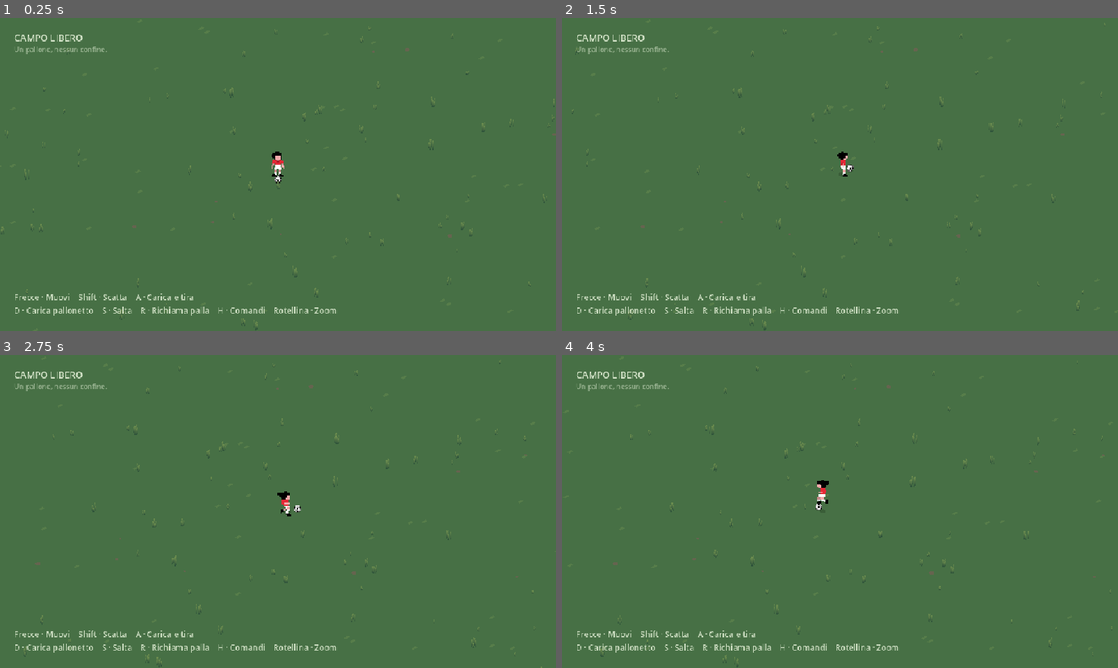
Above: before the commit, frames 1-4 (two rows, left to right).
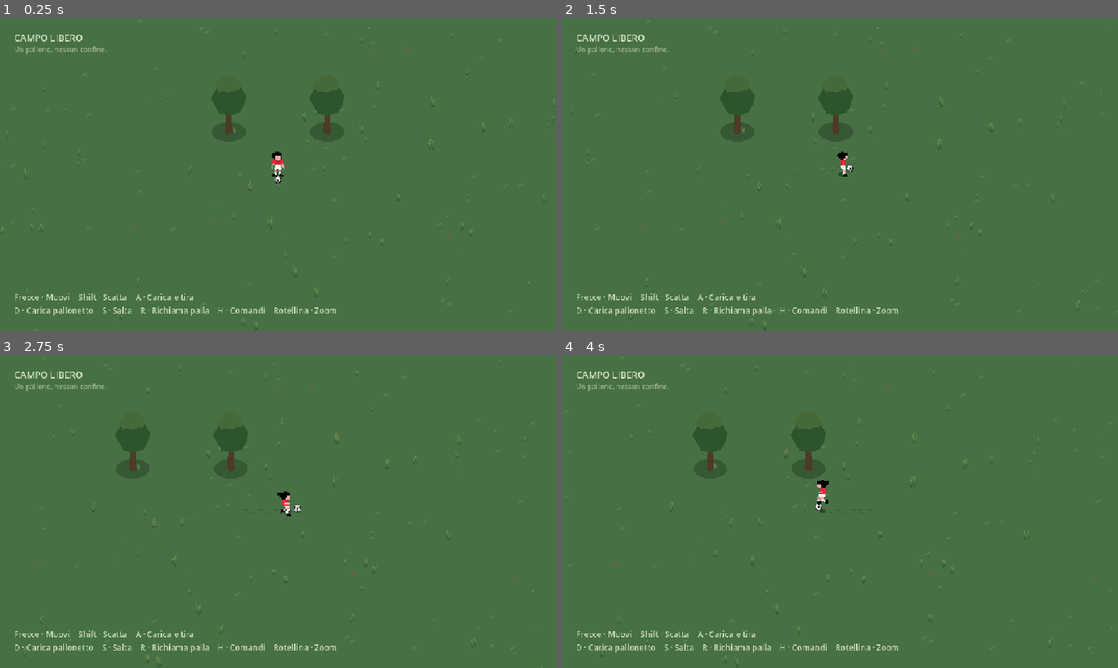
Above: after the commit, the same moments.

Repository: der1988/darkcave
Game: Godot game, scene res://scenes/football/main.tscn
Same seed, same stepped clock (60 frames per second), same inputs: the game is played once before the commit and once after it.
Inputs (mouse positions are in pixels of both pictures, inside the frame that each line leads up to):
- Up to frame 1 (0.25 s): no input
- Up to frame 2 (1.5 s): tap Enter at 0.5 s; move the mouse to (962, 158) at 0.52 s; hold Right (football_right) 0.53-1.25 s; tap Ctrl at 0.6 s; click (962, 158) at 0.67 s; tap S (football_jump) at 0.77 s; drag from (728, 190) to (812, 237) at 1.27 s
- Up to frame 3 (2.75 s): move the mouse to (333, 442) at 2.02 s; hold Right (football_right) from 2.03 s (still down); hold R (football_recall) from 2.03 s (still down); tap Ctrl at 2.3 s
- Up to frame 4 (4 s): release Right (football_right) at 2.75 s; release R (football_recall) at 2.75 s; drag from (812, 574) to (673, 464) at 2.77 s; move the mouse to (1006, 558) at 3.52 s; hold Left (football_left) from 3.53 s (still down); hold Shift (football_sprint) from 3.53 s (still down); tap S (football_jump) at 3.77 s; tap Ctrl at 3.8 s

The runs differ from the first frame. In frame 1, 0.9% of the frame differs, in the area x 37-62%, y 22-54%; in frame 2, 0.9%; in frame 3, 0.9%, in the area x 20-54%, y 22-51%; in frame 4, 0.9%.

Commit message:
Add lifted power shots, fading grass tracks and tree goal

Diff:
--- a/scenes/football/ball.tscn
+++ b/scenes/football/ball.tscn
@@ -13,7 +13,7 @@
 [sub_resource type="StandardMaterial3D" id="ShadowMaterial"]
 transparency = 1
 shading_mode = 0
-albedo_color = Color(0.025,0.06,0.025,0.17)
+albedo_color = Color(0.025,0.045,0.025,0.42)
 
 [sub_resource type="CylinderMesh" id="Shadow"]
 material = SubResource("ShadowMaterial")
--- a/scenes/football/main.tscn
+++ b/scenes/football/main.tscn
@@ -6,6 +6,9 @@
 [ext_resource type="Shader" path="res://assets/football/grass.gdshader" id="4"]
 
 [ext_resource type="Script" path="res://scripts/football/terrain.gd" id="5"]
+
+[ext_resource type="Script" path="res://scripts/football/grass_trails.gd" id="6"]
+[ext_resource type="PackedScene" path="res://scenes/football/tree.tscn" id="7"]
 
 [sub_resource type="WorldBoundaryShape3D" id="Floor"]
 
@@ -43,6 +46,17 @@
 
 [node name="Terrain" type="Node3D" parent="."]
 script = ExtResource("5")
+
+[node name="GrassTrails" type="Node3D" parent="."]
+script = ExtResource("6")
+
+[node name="GoalTrees" type="Node3D" parent="."]
+
+[node name="LeftTree" parent="GoalTrees" instance=ExtResource("7")]
+position = Vector3(-5,0,-1)
+
+[node name="RightTree" parent="GoalTrees" instance=ExtResource("7")]
+position = Vector3(-1,0,-5)
 
 [node name="Player" parent="." instance=ExtResource("2")]
 
--- a/scenes/football/player.tscn
+++ b/scenes/football/player.tscn
@@ -10,7 +10,7 @@
 [sub_resource type="StandardMaterial3D" id="ShadowMaterial"]
 transparency = 1
 shading_mode = 0
-albedo_color = Color(0.025,0.06,0.025,0.18)
+albedo_color = Color(0.025,0.045,0.025,0.40)
 
 [sub_resource type="CylinderMesh" id="Shadow"]
 material = SubResource("ShadowMaterial")
--- /dev/null
+++ b/scenes/football/tree.tscn
@@ -0,0 +1,58 @@
+[gd_scene load_steps=9 format=3]
+
+[sub_resource type="StandardMaterial3D" id="Bark"]
+albedo_color = Color(0.30,0.23,0.16,1)
+roughness = 1.0
+[sub_resource type="CylinderMesh" id="Trunk"]
+material = SubResource("Bark")
+top_radius = 0.13
+bottom_radius = 0.22
+height = 2.0
+radial_segments = 6
+[sub_resource type="CylinderShape3D" id="Collision"]
+radius = 0.22
+height = 2.0
+[sub_resource type="StandardMaterial3D" id="Leaves"]
+albedo_color = Color(0.18,0.33,0.18,1)
+roughness = 1.0
+[sub_resource type="SphereMesh" id="Crown"]
+material = SubResource("Leaves")
+radius = 1.05
+height = 1.8
+radial_segments = 7
+rings = 3
+[sub_resource type="StandardMaterial3D" id="ShadowMaterial"]
+transparency = 1
+shading_mode = 0
+albedo_color = Color(0.04,0.07,0.03,0.25)
+[sub_resource type="CylinderMesh" id="Shadow"]
+material = SubResource("ShadowMaterial")
+top_radius = 1.0
+bottom_radius = 1.0
+height = 0.001
+radial_segments = 12
+[sub_resource type="StandardMaterial3D" id="Highlights"]
+albedo_color = Color(0.27,0.41,0.22,1)
+roughness = 1.0
+
+[node name="Tree" type="StaticBody3D"]
+collision_layer = 1
+collision_mask = 48
+[node name="Trunk" type="MeshInstance3D" parent="."]
+position = Vector3(0,1,0)
+mesh = SubResource("Trunk")
+[node name="Collision" type="CollisionShape3D" parent="."]
+position = Vector3(0,1,0)
+shape = SubResource("Collision")
+[node name="Crown" type="MeshInstance3D" parent="."]
+position = Vector3(0,2.3,0)
+mesh = SubResource("Crown")
+[node name="CrownTop" type="MeshInstance3D" parent="."]
+position = Vector3(-0.25,2.9,-0.2)
+scale = Vector3(0.75,0.8,0.75)
+mesh = SubResource("Crown")
+material_override = SubResource("Highlights")
+[node name="Shadow" type="MeshInstance3D" parent="."]
+position = Vector3(0,0.006,0)
+mesh = SubResource("Shadow")
+cast_shadow = 0
--- a/scripts/football/ball.gd
+++ b/scripts/football/ball.gd
@@ -2,7 +2,7 @@
 extends RigidBody3D
 
 @export var shot_min_speed: float = 4.5
-@export var shot_max_speed: float = 11.0
+@export var shot_max_speed: float = 14.0
 @export var air_drag: float = 0.006
 @export var rolling_deceleration: float = 1.2
 
@@ -79,7 +79,7 @@
 	else:
 		# Normalize direction before applying power, like the source football game.
 		# A ground strike stays low; a volley is driven gently down toward the turf.
-		var lift = -0.08 if position.y>0.5 else lerpf(0.04,0.10,force)
+		var lift = -0.08 if position.y>0.5 else lerpf(0.02,0.32,smoothstep(0.55,1.0,force))
 		var direction = (player.facing+Vector3.UP*lift).normalized()
 		linear_velocity = direction*lerpf(shot_min_speed,shot_max_speed,force)
 	touch_lock = 0.4
--- /dev/null
+++ b/scripts/football/grass_trails.gd
@@ -0,0 +1,59 @@
+extends Node3D
+## Bounded pool of flattened grass marks. No marks while airborne or stationary.
+const CAPACITY = 128
+const LIFETIME = 6.0
+var ages = PackedFloat32Array()
+var instances: MultiMesh
+var cursor = 0
+var last_step = Vector3.ZERO
+var left_foot = false
+@onready var player: FootballPlayer = get_parent().get_node("Player")
+
+func _ready() -> void:
+	ages.resize(CAPACITY)
+	ages.fill(LIFETIME)
+	instances = MultiMesh.new()
+	instances.transform_format = MultiMesh.TRANSFORM_3D
+	instances.use_colors = true
+	var mesh = BoxMesh.new()
+	mesh.size = Vector3(0.13,0.002,0.27)
+	var material = StandardMaterial3D.new()
+	material.shading_mode = BaseMaterial3D.SHADING_MODE_UNSHADED
+	material.transparency = BaseMaterial3D.TRANSPARENCY_ALPHA
+	material.vertex_color_use_as_albedo = true
+	mesh.material = material
+	instances.mesh = mesh
+	instances.instance_count = CAPACITY
+	for i in CAPACITY:
+		instances.set_instance_color(i,Color(0.20,0.32,0.17,0))
+	var cover = MultiMeshInstance3D.new()
+	cover.multimesh = instances
+	cover.cast_shadow = GeometryInstance3D.SHADOW_CASTING_SETTING_OFF
+	add_child(cover)
+	last_step = player.global_position
+
+func _physics_process(delta: float) -> void:
+	for i in CAPACITY:
+		if ages[i]<LIFETIME:
+			ages[i] = minf(LIFETIME,ages[i]+delta)
+			var opacity = 0.50*(1.0-smoothstep(1.0,LIFETIME,ages[i]))
+			instances.set_instance_color(i,Color(0.20,0.32,0.17,opacity))
+	var position_now = player.global_position
+	if not player.is_on_floor():
+		last_step = position_now
+		return
+	var distance = Vector2(position_now.x-last_step.x,position_now.z-last_step.z).length()
+	if distance<0.42:
+		return
+	# Explicit sandbox relocation must not draw a trail across the world.
+	last_step = position_now
+	if distance>1.0:
+		return
+	left_foot = not left_foot
+	var side = player.facing.cross(Vector3.UP)*(0.11 if left_foot else -0.11)
+	var mark_position = Vector3(position_now.x,0.008,position_now.z)+side
+	var basis = Basis(Vector3.UP,atan2(player.facing.x,player.facing.z))
+	instances.set_instance_transform(cursor,Transform3D(basis,mark_position))
+	instances.set_instance_color(cursor,Color(0.20,0.32,0.17,0.50))
+	ages[cursor] = 0.0
+	cursor = (cursor+1)%CAPACITY
--- a/tests/football_test.gd
+++ b/tests/football_test.gd
@@ -55,6 +55,13 @@
 		var direction = FootballControls.world_direction(input)
 		check(FootballControls.orientation(direction)==i,"Original directional art follows screen direction "+str(i))
 	check(game.player.is_on_floor() and game.ball.position.y>=0.19,"Player and ball rest on the native infinite floor")
+	var trees = game.get_node("GoalTrees")
+	check(trees.get_child_count()==2,"Two physical trees mark the goal")
+	var space = game.get_world_3d().direct_space_state
+	var trunk_ray = PhysicsRayQueryParameters3D.create(Vector3(-5,0.7,-3),Vector3(-5,0.7,1),1)
+	check(not space.intersect_ray(trunk_ray).is_empty(),"Goal tree trunks block physical bodies")
+	var opening_ray = PhysicsRayQueryParameters3D.create(Vector3(-1,0.7,-1),Vector3(-5,0.7,-5),1)
+	check(space.intersect_ray(opening_ray).is_empty(),"Goal opening between the trees stays clear")
 	var start = game.player.position
 	Input.action_press("football_down")
 	var largest_gap = 0.0
@@ -65,6 +72,8 @@
 		largest_gap = maxf(largest_gap,game.player.position.distance_to(game.ball.position))
 		max_step = maxf(max_step,game.ball.position.distance_to(previous))
 	check(Vector2(game.player.velocity.x,game.player.velocity.z).length()>4.4,"Walking is 25 percent faster while controlling the ball")
+	var trails = game.get_node("GrassTrails")
+	check(trails.ages.count(6.0)<128,"Walking leaves temporary marks in the grass")
 	Input.action_release("football_down")
 	check(game.player.position.distance_to(start)>16.0,"Movement advances continuously across the field")
 	check(largest_gap<1.5 and max_step<0.2,"Dribbling rolls the native ball smoothly, without teleporting")
@@ -105,14 +114,19 @@
 	var position_before = game.ball.position
 	command("shoot",false)
 	var charged_speed = Vector2(game.ball.linear_velocity.x,game.ball.linear_velocity.z).length()
-	check(charged_speed>tap_speed+4.0 and charged_speed<11.01 and game.ball.position.is_equal_approx(position_before),"Full charge adds velocity, never moves the ball instantly")
+	check(charged_speed>tap_speed+4.0 and charged_speed<14.01 and game.ball.position.is_equal_approx(position_before),"Full charge adds velocity, never moves the ball instantly")
 	check(not game.charging and not game.player.charging,"Release clears charging state")
 	var shot_origin = game.ball.position
-	await ticks(30)
+	var strong_peak = 0.0
+	for i in 30:
+		await physics_frame
+		strong_peak = maxf(strong_peak,game.ball.position.y)
+	check(strong_peak>0.75,"A strongly charged shot lifts clearly off the grass")
 	check(game.ball.linear_velocity.length()<charged_speed,"Air and grass resistance reduce shot speed after release")
 	await ticks(570)
 	print("Shot travel=",game.ball.position.distance_to(shot_origin))
-	check(game.ball.position.distance_to(shot_origin)>5.0 and game.ball.position.distance_to(shot_origin)<18.0,"Full shot travels a moderate distance before stopping")
+	check(game.ball.position.distance_to(shot_origin)>5.0 and game.ball.position.distance_to(shot_origin)<35.0,"Full shot travels a moderate distance before stopping")
+	check(trails.ages.count(6.0)==128,"Grass marks expire completely after standing still")
 	check(game.ball.position.y>=0.19 and game.ball.linear_velocity.length()<0.25,"Grass resistance eventually stops the shot on the floor")
 	game.ball.position = game.player.position+Vector3(10,0.22,0)
 	check(not game.attempt_kick(1.0,false),"A distant ball cannot be kicked remotely")
--- a/tools/capture_football.gd
+++ b/tools/capture_football.gd
@@ -12,7 +12,7 @@
 
 func shot(name: String) -> void:
 	await RenderingServer.frame_post_draw
-	assert(root.get_texture().get_image().save_png("res://screenshots/football-07/"+name+".png")==OK)
+	assert(root.get_texture().get_image().save_png("res://screenshots/football-08/"+name+".png")==OK)
 
 func run() -> void:
 	game = load("res://scenes/football/main.tscn").instantiate()
Not shown: 1 places in scenes/football/main.tscn that only renumber resources
Binary file added: screenshots/football-08/01-campo-libero.png
Binary file added: screenshots/football-08/02-palla-al-piede.png
Binary file added: screenshots/football-08/03-pallonetto.png
Binary file added: screenshots/football-08/04-browser.png
Binary file added: screenshots/football-08/04-salto.png
Binary file added: screenshots/football-08/05-carica-tiro-web.png
Binary file added: screenshots/football-08/05-tiro-al-volo.png
Binary file added: screenshots/football-08/06-salto-web.png
Not shown, added: scripts/football/grass_trails.gd.uid
Not shown, changed: AGENTS.md
Not shown, changed: GAME_DESIGN.md
(and 4 more such lines)
